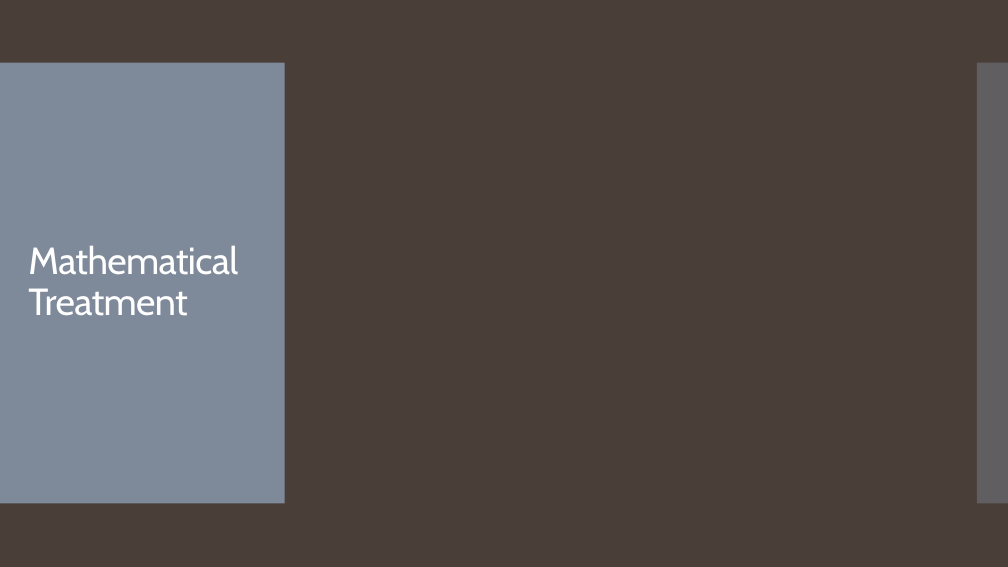
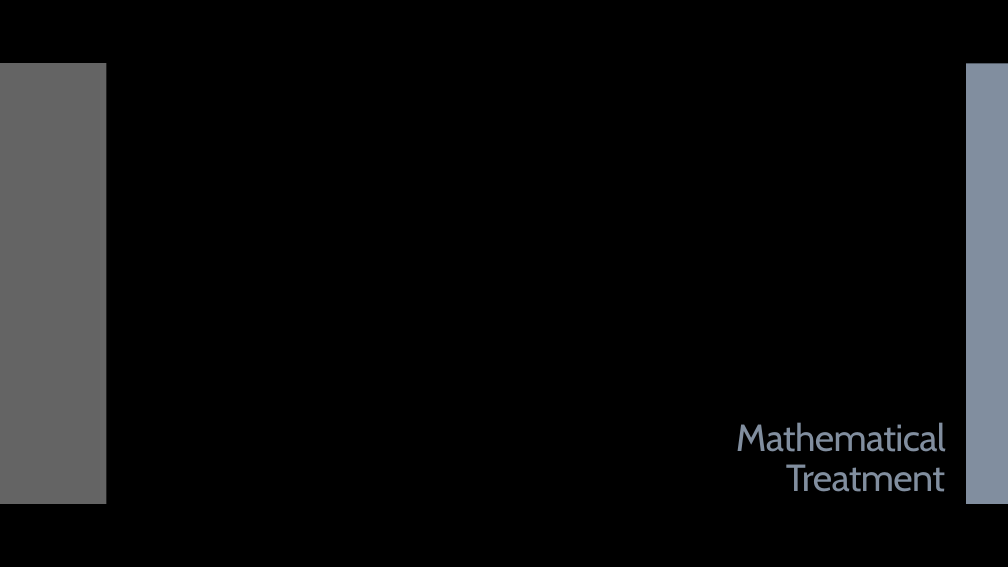
Before and after one commit to landonbuell/Convolutional-Neural-Networks, a slide deck: slide 5 of Presentations/11_03_2020/Training a Multilayer Perceptron with Stochastic Gradient Descent.pptx. Drawn at 1008x567 pixels with LibreOffice and Linux fonts; fonts in the diff are those of the drawing; grey boxes stand for pictures. Boxes give left, top, right and bottom in pixels: in the first picture for what was removed or moved away, otherwise in the second. Text is boxed around its words. In the diff, an @@ line names an element or a change of style, - is before the commit and + after.

```diff
--- a/Presentations/11_03_2020/Training a Multilayer Perceptron with Stochastic Gradient Descent.pptx
+++ b/Presentations/11_03_2020/Training a Multilayer Perceptron with Stochastic Gradient Descent.pptx
@@ background #4A3F38 to #000000 @@
@@ rectangle added at box(0, 0, 1008, 567), fill #000000 @@
@@ rectangle added at box(0, 63, 107, 504), fill #C8C8C8 at 50% opacity @@
@@ rectangle added at box(966, 64, 1008, 504), fill #818E9F @@
@@ title "Mathematical Treatment": place and size @@
-title "Mathematical Treatment" at box(28, 245, 238, 316)
+title "Mathematical Treatment" at box(736, 422, 946, 492)
@@ title "Mathematical Treatment" at box(736, 422, 946, 492): text colour #FFFFFF to #818E9F; alignment left to right; vertical alignment middle to bottom @@
```
Also in this commit, not shown: 16 other slides changed, 6 slides added, 2 other files.
